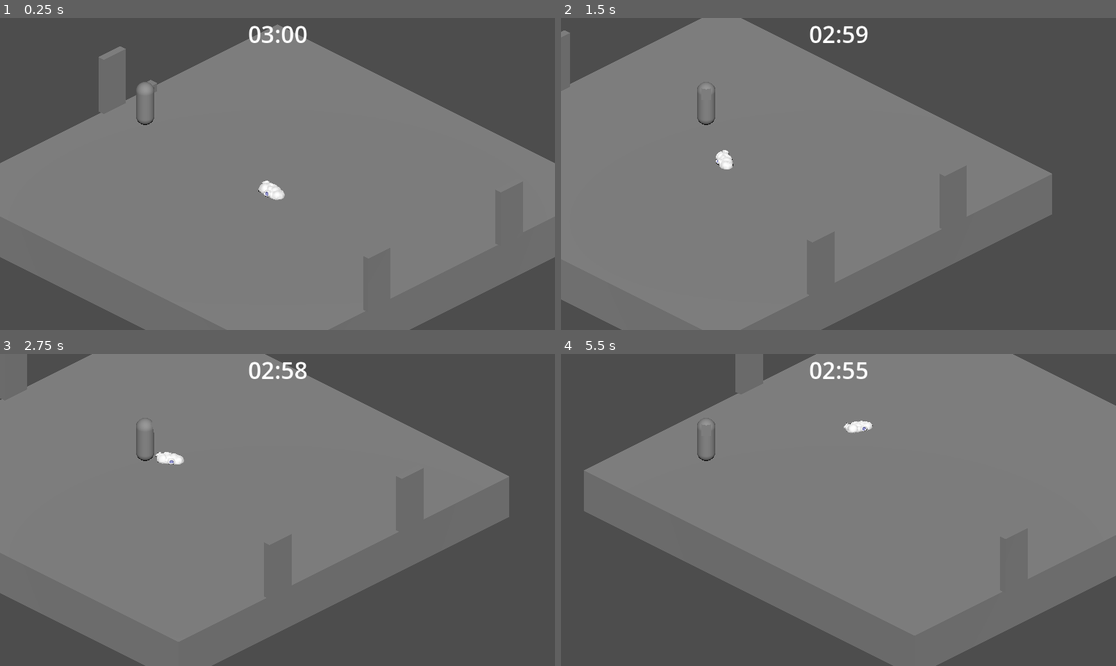
Above: before the commit, frames 1-4 (two rows, left to right).
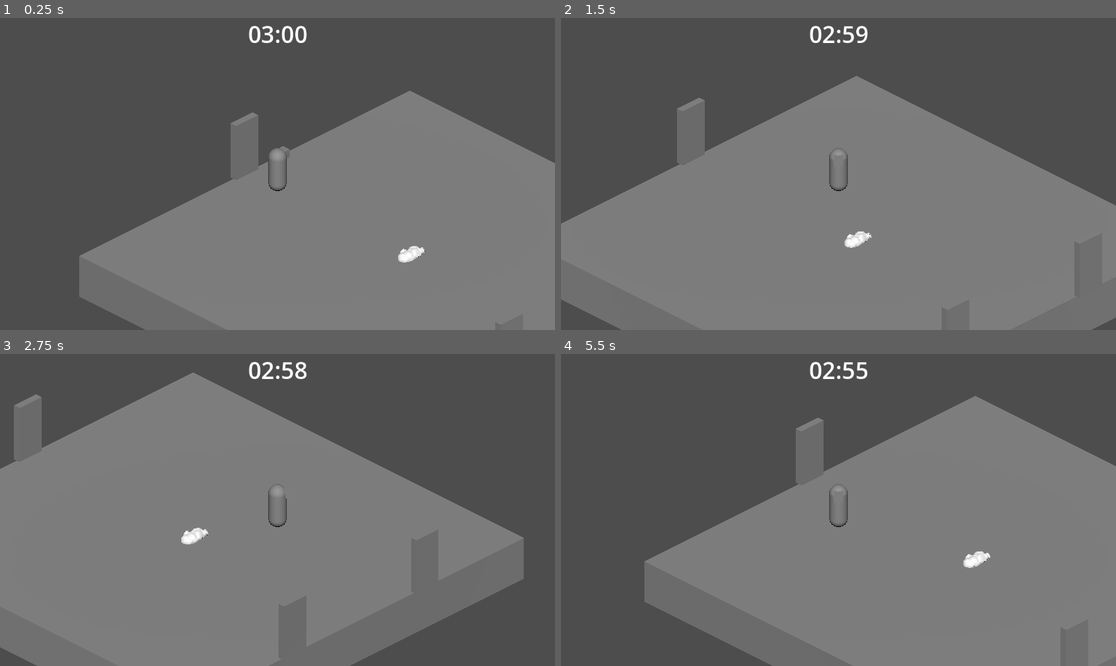
Above: after the commit, the same moments.

Repository: RegahP/gmtk-2026
Game: Godot game, scene res://src/main.tscn
Same seed, same stepped clock (60 frames per second), same inputs: the game is played once before the commit and once after it.
Inputs (mouse positions are in pixels of both pictures, inside the frame that each line leads up to):
- Up to frame 1 (0.25 s): no input
- Up to frame 2 (1.5 s): move the mouse to (960, 158) at 0.52 s; hold Right (move_right) 0.53-1.28 s; click (960, 158) at 0.6 s; move the mouse to (727, 189) at 1.27 s; hold Down (move_back) from 1.28 s (still down); click (727, 189) at 1.35 s
- Up to frame 3 (2.75 s): move the mouse to (333, 441) at 2.02 s; release Down (move_back) at 2.03 s; hold Right (move_right) from 2.03 s (still down); hold E (interact) from 2.03 s (still down); click (333, 441) at 2.3 s
- Up to frame 4 (5.5 s): move the mouse to (810, 572) at 2.77 s; release Right (move_right) at 2.78 s; release E (interact) at 2.78 s; hold Up (move_forward) 2.78-3.53 s; click (810, 572) at 2.85 s; move the mouse to (1005, 556) at 3.52 s; hold Left (move_left) 3.53-5.03 s; click (1005, 556) at 3.6 s; move the mouse to (672, 463) at 4.27 s; tap E (interact) at 4.35 s; click (672, 463) at 4.55 s; move the mouse to (866, 510) at 5.02 s; hold Down (move_back) from 5.03 s (still down); click (866, 510) at 5.1 s

The runs differ from the first frame. In frame 1, 30% of the frame differs, in the area x 0-100%, y 2-100%; in frame 2, 30%; in frame 3, 28%; in frame 4, 37%, in the area x 4-100%, y 0-100%.
Error before the commit: Invalid assignment of property or key 'global_position' with value of type 'Vector3' on a base object of type 'Nil'. (res://src/scripts/game_manager.gd:103)
Error after the commit: Parse Error: Identifier "attack_range" not declared in the current scope. (res://src/scripts/enemy_fleshbud.gd:27)

Commit message:
Added Enemy Attack System Proto

Diff:
--- a/gmtk-2026/project.godot
+++ b/gmtk-2026/project.godot
@@ -14,10 +14,6 @@
 run/main_scene="uid://bkf8kfj4bgkkk"
 config/features=PackedStringArray("4.6", "GL Compatibility")
 config/icon="res://icon.svg"
-
-[autoload]
-
-GameManager="*uid://djkgvv8uccm0r"
 
 [input]
 
--- a/gmtk-2026/src/main.tscn
+++ b/gmtk-2026/src/main.tscn
@@ -1,15 +1,26 @@
 [gd_scene format=3 uid="uid://bkf8kfj4bgkkk"]
 
+[ext_resource type="Script" uid="uid://b2m17b7y333ey" path="res://src/scripts/game_manager.gd" id="1_3cfgd"]
 [ext_resource type="PackedScene" uid="uid://c5jxvxuskenln" path="res://src/roomBase.tscn" id="1_5q4o7"]
 [ext_resource type="PackedScene" uid="uid://d2ad2p1i4xtg7" path="res://src/player.tscn" id="1_eewff"]
-[ext_resource type="PackedScene" uid="uid://djkgvv8uccm0r" path="res://src/game_manager.tscn" id="1_mgm53"]
 [ext_resource type="Script" uid="uid://dcu0akvpcuwk" path="res://src/scripts/camera_3d.gd" id="2_gh0ne"]
 [ext_resource type="PackedScene" uid="uid://br8rm4s0264ax" path="res://src/roomBase_machine.tscn" id="3_5mrjc"]
 [ext_resource type="PackedScene" uid="uid://c50m2wqcexp8" path="res://src/enemySet_0.tscn" id="3_fyndt"]
 [ext_resource type="PackedScene" uid="uid://bur25qsrx35y4" path="res://src/pedestal.tscn" id="4_kmhfv"]
 [ext_resource type="Texture2D" uid="uid://dwf2aus5gmr8x" path="res://src/textures/youdied.png" id="7_rlaii"]
+[ext_resource type="Script" uid="uid://c73gaou3tfp63" path="res://src/scripts/attackData.gd" id="7_uewes"]
 [ext_resource type="Texture2D" uid="uid://bskr33laj8ssi" path="res://src/textures/machine.png" id="8_kf8lf"]
 [ext_resource type="PackedScene" uid="uid://bj4cyql3urax5" path="res://src/models/enemy_fleshbud.tscn" id="10_mgm53"]
+
+[sub_resource type="Resource" id="Resource_kqbth"]
+script = ExtResource("7_uewes")
+metadata/_custom_type_script = "uid://c73gaou3tfp63"
+
+[sub_resource type="QuadMesh" id="QuadMesh_mgm53"]
+
+[sub_resource type="StandardMaterial3D" id="StandardMaterial3D_uewes"]
+transparency = 1
+albedo_texture = ExtResource("8_kf8lf")
 
 [sub_resource type="LabelSettings" id="LabelSettings_kmhfv"]
 font_size = 48
@@ -17,23 +28,38 @@
 [sub_resource type="StyleBoxFlat" id="StyleBoxFlat_rlaii"]
 bg_color = Color(0, 0, 0, 0.5019608)
 
-[sub_resource type="QuadMesh" id="QuadMesh_mgm53"]
-
-[sub_resource type="StandardMaterial3D" id="StandardMaterial3D_uewes"]
-transparency = 1
-albedo_texture = ExtResource("8_kf8lf")
-
-[node name="Main" type="Node3D" unique_id=639514220]
-
-[node name="GameManager" parent="." unique_id=369539573 node_paths=PackedStringArray("player") instance=ExtResource("1_mgm53")]
+[node name="Main" type="Node3D" unique_id=639514220 node_paths=PackedStringArray("player")]
+script = ExtResource("1_3cfgd")
 countDownTime = 180
 roomBases = Array[PackedScene]([ExtResource("1_5q4o7")])
 machineRoom = ExtResource("3_5mrjc")
 enemySets = Array[PackedScene]([ExtResource("3_fyndt")])
 pedestal = ExtResource("4_kmhfv")
-player = NodePath("../player")
+player = NodePath("player")
 
-[node name="CountdownUI" type="Control" parent="GameManager" unique_id=2120144187]
+[node name="DirectionalLight3D" type="DirectionalLight3D" parent="." unique_id=1302385430]
+transform = Transform3D(0.70710677, -0.49999997, 0.49999997, 0, 0.7071068, 0.7071068, -0.7071068, -0.5, 0.5, 0, 0, 0)
+
+[node name="player" parent="." unique_id=1037035893 instance=ExtResource("1_eewff")]
+unique_name_in_owner = true
+
+[node name="AttackController" parent="player" index="2" unique_id=1355845323]
+light_attack = SubResource("Resource_kqbth")
+
+[node name="Camera3D" type="Camera3D" parent="." unique_id=884260794 node_paths=PackedStringArray("follow_target")]
+transform = Transform3D(0.70710677, -0.3535534, 0.6123724, 0, 0.8660254, 0.50000006, -0.70710677, -0.3535534, 0.6123724, 2, 1.75, 2)
+projection = 1
+size = 2.0
+script = ExtResource("2_gh0ne")
+follow_target = NodePath("../player")
+
+[node name="MeshInstance3D" type="MeshInstance3D" parent="Camera3D" unique_id=338927597]
+transform = Transform3D(-1.5, 0, 0, 0, 1.5, 0, 0, 0, 1.5, 0.785, 0.265, -10)
+visible = false
+mesh = SubResource("QuadMesh_mgm53")
+surface_material_override/0 = SubResource("StandardMaterial3D_uewes")
+
+[node name="CountdownUI" type="Control" parent="." unique_id=2120144187]
 layout_mode = 3
 anchors_preset = 5
 anchor_left = 0.5
@@ -43,7 +69,7 @@
 offset_bottom = 40.0
 grow_horizontal = 2
 
-[node name="Label" type="Label" parent="GameManager/CountdownUI" unique_id=1226518482]
+[node name="Label" type="Label" parent="CountdownUI" unique_id=1226518482]
 layout_mode = 1
 anchors_preset = 5
 anchor_left = 0.5
@@ -57,10 +83,10 @@
 horizontal_alignment = 1
 vertical_alignment = 1
 
-[node name="Timer" type="Timer" parent="GameManager/CountdownUI" unique_id=2118935106]
+[node name="Timer" type="Timer" parent="CountdownUI" unique_id=2118935106]
 one_shot = true
 
-[node name="DeathscreenUI" type="Control" parent="GameManager" unique_id=42503341]
+[node name="DeathscreenUI" type="Control" parent="." unique_id=42503341]
 layout_mode = 3
 anchors_preset = 15
 anchor_right = 1.0
@@ -68,7 +94,7 @@
 grow_horizontal = 2
 grow_vertical = 2
 
-[node name="Panel" type="Panel" parent="GameManager/DeathscreenUI" unique_id=1786781927]
+[node name="Panel" type="Panel" parent="DeathscreenUI" unique_id=1786781927]
 visible = false
 layout_mode = 1
 anchors_preset = 15
@@ -78,7 +104,7 @@
 grow_vertical = 2
 theme_override_styles/panel = SubResource("StyleBoxFlat_rlaii")
 
-[node name="TextureRect" type="TextureRect" parent="GameManager/DeathscreenUI/Panel" unique_id=953333790]
+[node name="TextureRect" type="TextureRect" parent="DeathscreenUI/Panel" unique_id=953333790]
 layout_mode = 1
 anchors_preset = 8
 anchor_left = 0.5
@@ -93,27 +119,6 @@
 grow_vertical = 2
 texture = ExtResource("7_rlaii")
 
-[node name="DirectionalLight3D" type="DirectionalLight3D" parent="." unique_id=1302385430]
-transform = Transform3D(0.70710677, -0.49999997, 0.49999997, 0, 0.7071068, 0.7071068, -0.7071068, -0.5, 0.5, 0, 0, 0)
-
-[node name="player" parent="." unique_id=1037035893 instance=ExtResource("1_eewff")]
-unique_name_in_owner = true
-
-[node name="GameManager" parent="player" unique_id=1436967953 instance=ExtResource("1_mgm53")]
-
-[node name="Camera3D" type="Camera3D" parent="." unique_id=884260794 node_paths=PackedStringArray("follow_target")]
-transform = Transform3D(0.70710677, -0.3535534, 0.6123724, 0, 0.8660254, 0.50000006, -0.70710677, -0.3535534, 0.6123724, 2, 1.75, 2)
-projection = 1
-size = 2.0
-script = ExtResource("2_gh0ne")
-follow_target = NodePath("../player")
-
-[node name="MeshInstance3D" type="MeshInstance3D" parent="Camera3D" unique_id=338927597]
-transform = Transform3D(-1.5, 0, 0, 0, 1.5, 0, 0, 0, 1.5, 0.785, 0.265, -10)
-visible = false
-mesh = SubResource("QuadMesh_mgm53")
-surface_material_override/0 = SubResource("StandardMaterial3D_uewes")
-
 [node name="enemy_fleshbud" parent="." unique_id=1622673865 instance=ExtResource("10_mgm53")]
 
 [editable path="player"]
--- a/gmtk-2026/src/models/enemy_fleshbud.tscn
+++ b/gmtk-2026/src/models/enemy_fleshbud.tscn
@@ -2,15 +2,22 @@
 
 [ext_resource type="Script" uid="uid://dd1el8tmm6anx" path="res://src/scripts/enemy_fleshbud.gd" id="1_lke40"]
 [ext_resource type="PackedScene" uid="uid://dqh2eyk8dsdc2" path="res://src/models/fleshbud.glb" id="2_5xk3l"]
-[ext_resource type="Script" uid="uid://dwh6ahtkwka4j" path="res://src/scripts/health.gd" id="3_5xk3l"]
+[ext_resource type="Script" uid="uid://dwh6ahtkwka4j" path="res://src/scripts/enemy_health.gd" id="3_5xk3l"]
+[ext_resource type="Script" uid="uid://di2aq3omvm40x" path="res://src/scripts/weapon.gd" id="4_3xhws"]
+[ext_resource type="Script" uid="uid://bvdjfgjymahnw" path="res://src/scripts/hitbox.gd" id="5_2daxs"]
 
 [sub_resource type="CylinderShape3D" id="CylinderShape3D_lke40"]
 height = 0.1
 radius = 0.1
 
+[sub_resource type="BoxShape3D" id="BoxShape3D_3xhws"]
+
 [node name="enemy_fleshbud" type="CharacterBody3D" unique_id=1622673865]
 script = ExtResource("1_lke40")
 speed = 0.2
+
+[node name="Health" type="Node" parent="." unique_id=1072188802]
+script = ExtResource("3_5xk3l")
 
 [node name="fleshbud" parent="." unique_id=1424116867 instance=ExtResource("2_5xk3l")]
 
@@ -21,7 +28,17 @@
 transform = Transform3D(1, 0, 0, 0, 1, 0, 0, 0, 1, 0, 0.05, 0)
 shape = SubResource("CylinderShape3D_lke40")
 
-[node name="Health" type="Node" parent="." unique_id=1072188802]
-script = ExtResource("3_5xk3l")
+[node name="AttackController" type="Node" parent="." unique_id=1762208230]
+
+[node name="Weapon" type="Node3D" parent="." unique_id=1314593742]
+script = ExtResource("4_3xhws")
+metadata/_custom_type_script = "uid://di2aq3omvm40x"
+
+[node name="Hitbox" type="Area3D" parent="Weapon" unique_id=504544519]
+monitoring = false
+script = ExtResource("5_2daxs")
+
+[node name="CollisionShape3D" type="CollisionShape3D" parent="Weapon/Hitbox" unique_id=774312299]
+shape = SubResource("BoxShape3D_3xhws")
 
 [editable path="fleshbud"]
--- a/gmtk-2026/src/player.tscn
+++ b/gmtk-2026/src/player.tscn
@@ -4,7 +4,6 @@
 [ext_resource type="Script" uid="uid://vasientt45jv" path="res://src/scripts/attackController.gd" id="2_ehvfd"]
 [ext_resource type="Resource" uid="uid://q2wdkw2cw2o5" path="res://src/resources/Slash.tres" id="3_21lrq"]
 [ext_resource type="Script" uid="uid://di2aq3omvm40x" path="res://src/scripts/weapon.gd" id="3_bktlc"]
-[ext_resource type="Script" uid="uid://dwh6ahtkwka4j" path="res://src/scripts/health.gd" id="4_bktlc"]
 [ext_resource type="Script" uid="uid://bvdjfgjymahnw" path="res://src/scripts/hitbox.gd" id="4_pg28d"]
 
 [sub_resource type="CapsuleMesh" id="CapsuleMesh_lowyb"]
@@ -56,7 +55,4 @@
 transform = Transform3D(1, 0, 0, 0, 1, 0, 0, 0, 1, -0.0058288574, 0.25457382, -0.45224)
 shape = SubResource("BoxShape3D_21lrq")
 
-[node name="Health" type="Node" parent="." unique_id=1823371459]
-script = ExtResource("4_bktlc")
-
 [connection signal="body_entered" from="Weapon/Hitbox" to="Weapon/Hitbox" method="_on_body_entered"]
--- a/gmtk-2026/src/scripts/attackController.gd
+++ b/gmtk-2026/src/scripts/attackController.gd
@@ -4,6 +4,6 @@
 @export var light_attack: AttackData
 @onready var weapon: Weapon = $"../Weapon"
 
-func attack():
+func perform_attack():
 	print("AttackController")
 	weapon.attack(light_attack)
--- a/gmtk-2026/src/scripts/enemy_base.gd
+++ b/gmtk-2026/src/scripts/enemy_base.gd
@@ -10,3 +10,7 @@
 
 func _physics_process(delta: float) -> void:
 	return
+
+func _enemy_move():
+	velocity = target_velocity
+	move_and_slide()
--- a/gmtk-2026/src/scripts/enemy_fleshbud.gd
+++ b/gmtk-2026/src/scripts/enemy_fleshbud.gd
@@ -2,6 +2,8 @@
 
 var body: Node3D
 var time: float
+var is_moving := true
+var can_attack := true
 
 func _ready() -> void:
 	super()
@@ -17,19 +19,30 @@
 	body.scale = scale_factor
 
 func _physics_process(delta: float) -> void:
-	var direction = Vector3.ZERO
+	if player == null:
+		return
 
-	if (player != null):
-		direction = global_position.direction_to(player.global_position)
+	var distance = global_position.distance_to(player.global_position)
+
+	if distance <= attack_range:
+		is_moving = false
+		_attack_player()
+	else:
+		is_moving = true
+
+	if is_moving:
+		var direction = global_position.direction_to(player.global_position)
 		direction = direction.normalized()
+
 		var target_pos = player.global_position
 		var my_pos = body.global_position
+
 		var angle = atan2(my_pos.x - target_pos.x, my_pos.z - target_pos.z)
 		body.global_rotation.y = angle
 
 		target_velocity.x = direction.x * speed + sin(time * 2) * .25
 		target_velocity.z = direction.z * speed + sin(time * 3) * .25
 
-		velocity = target_velocity
-
-		move_and_slide()
+		_enemy_move()
+	else:
+		target_velocity = Vector3.ZERO
--- a/gmtk-2026/src/scripts/health.gd
+++ b/gmtk-2026/src/scripts/enemy_health.gd
@@ -1,25 +1,16 @@
-class_name Health
+class_name EnemyHealth
 extends Node
 
 @export var max_health: float = 100
 
 var current_health: float
-
+var main
 
 func _ready():
 	current_health = max_health
 
 func take_damage(damage: DamageInfo):
-	current_health -= damage.amount
-
-	print("%s took %.1f damage. HP: %.1f" % [
-		owner.name,
-		damage.amount,
-		current_health
-	])
-
-	if current_health <= 0:
-		die()
+	main._timer_reduce(damage.amount)
 
 func die():
 	print("%s died!" % owner.name)
--- /dev/null
+++ b/gmtk-2026/src/scripts/player_health.gd
@@ -0,0 +1,27 @@
+class_name PlayerHealth
+extends Node
+
+@export var max_health: float = 100
+
+var current_health: float
+
+
+func _ready():
+	current_health = max_health
+
+func take_damage(damage: DamageInfo):
+	current_health -= damage.amount
+
+	print("%s took %.1f damage. HP: %.1f" % [
+		owner.name,
+		damage.amount,
+		current_health
+	])
+
+	if current_health <= 0:
+		die()
+
+func die():
+	print("%s died!" % owner.name)
+
+	owner.queue_free()
Renamed: gmtk-2026/src/scripts/health.gd.uid -> gmtk-2026/src/scripts/enemy_health.gd.uid
Not shown, added: gmtk-2026/src/scripts/player_health.gd.uid
